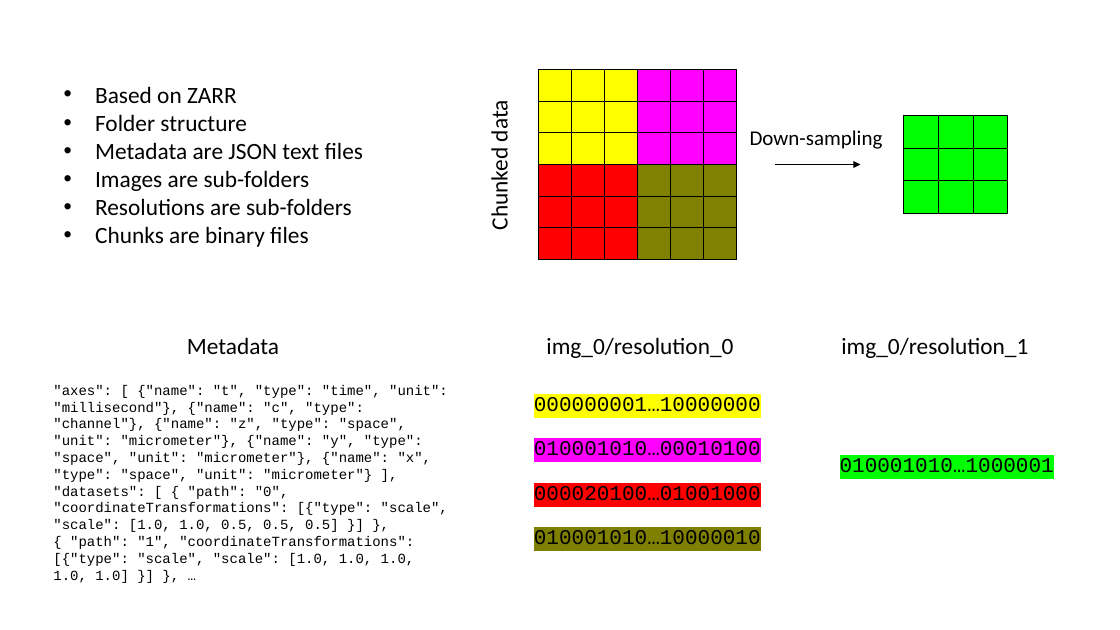
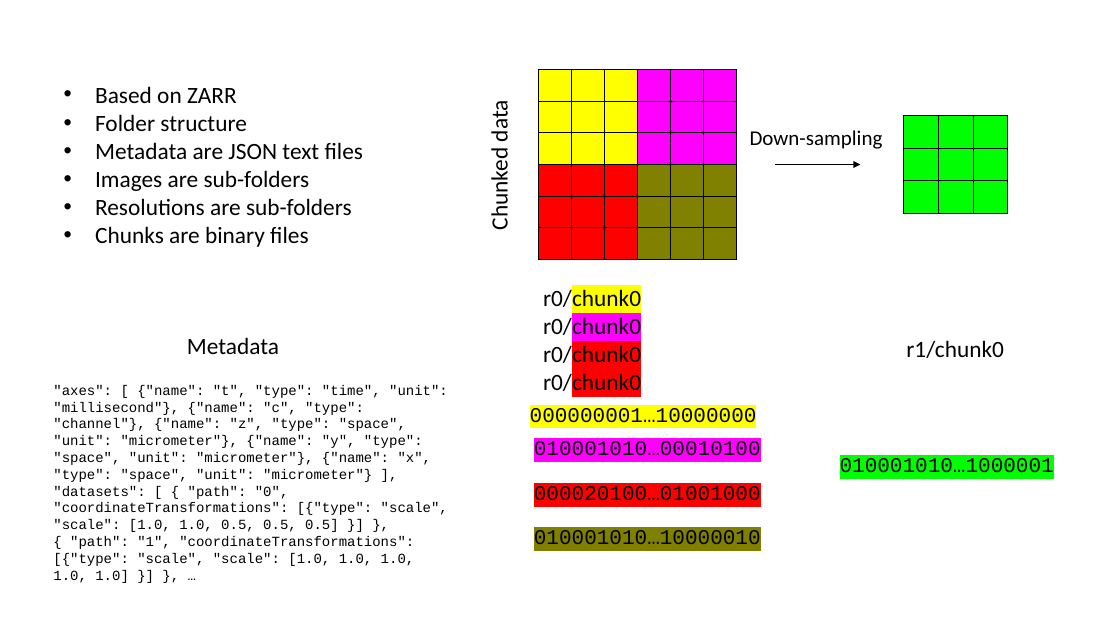
Before and after one commit to NEUBIAS/training-resources, a slide deck: slide 2 of figures/resources/ome-zarr.pptx. Drawn at 1120x630 pixels with LibreOffice and Linux fonts; fonts in the diff are those of the drawing. Boxes give left, top, right and bottom in pixels: in the first picture for what was removed or moved away, otherwise in the second. Text is boxed around its words. In the diff, an @@ line names an element or a change of style, - is before the commit and + after.

```diff
--- a/figures/resources/ome-zarr.pptx
+++ b/figures/resources/ome-zarr.pptx
@@ text added at <box>543,287,641,397</box>, 20 pt, text #000000 @@
+r0/chunk0
+r0/chunk0
+r0/chunk0
+r0/chunk0
@@ text removed at <box>546,337,733,358</box> @@
-img_0/resolution_0
@@ text at <box>906,340,1004,358</box>: text changed @@
-img_0/resolution_1
+r1/chunk0
@@ text "000000001…10000000" rewrapped from <box>534,397,761,412</box> to <box>530,407,757,429</box> @@
```
Also in this commit, not shown: 1 slide added, 14 other files.
